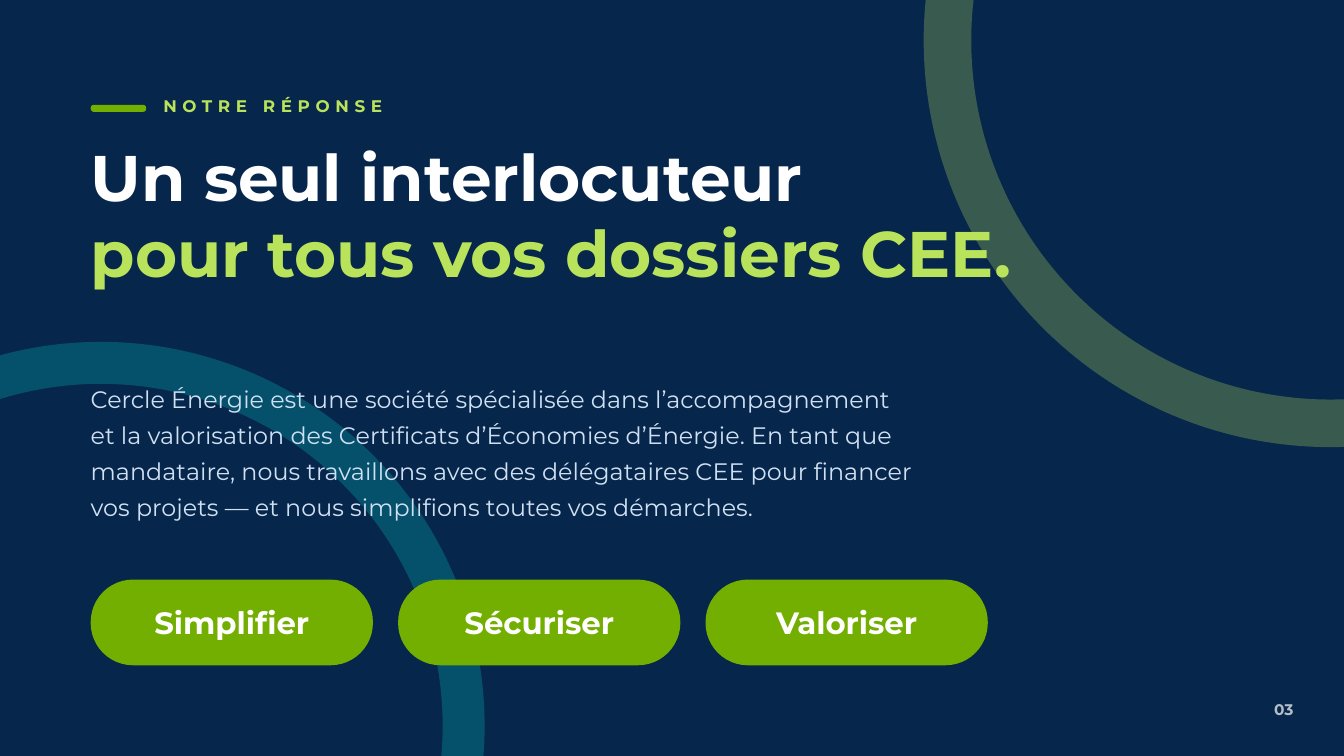
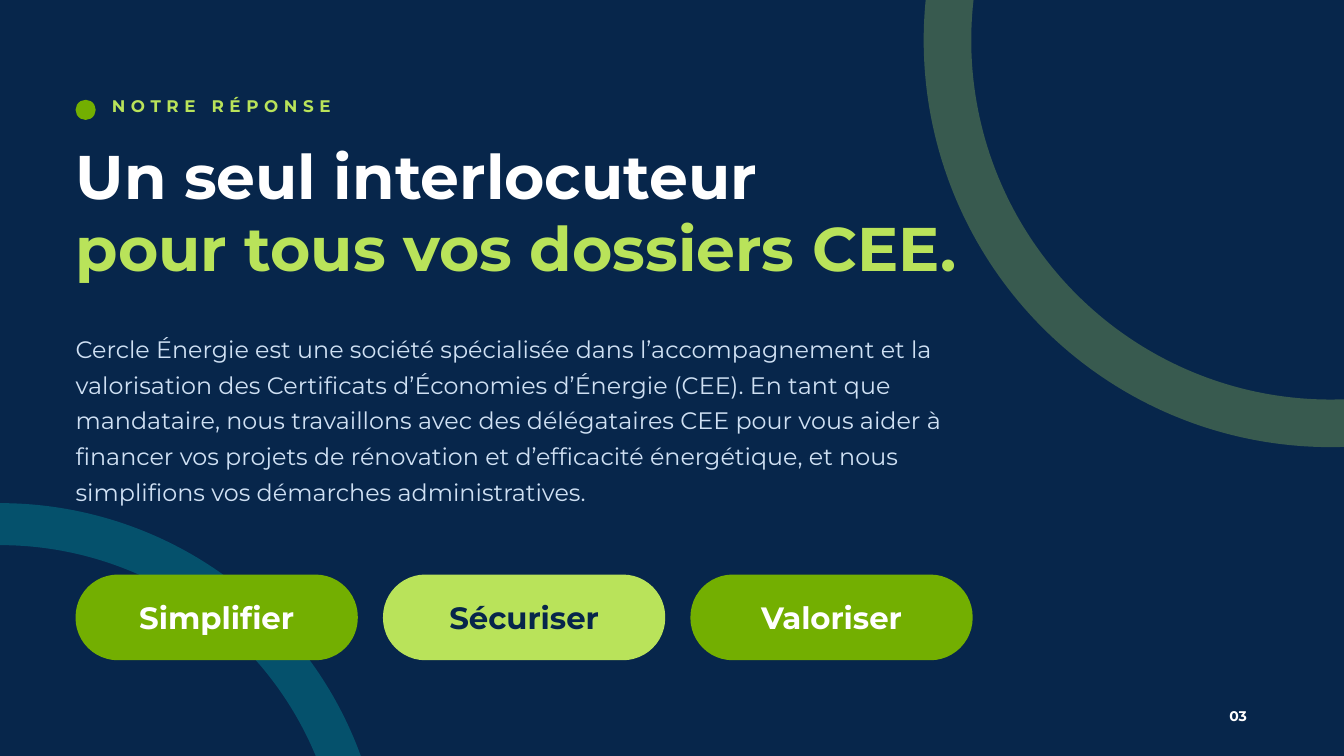
Before and after one commit to Albatros1300/11studio.fr, a slide deck: slide 3 of clients/cercle-energie/plaquette/Cercle-Energie-Plaquette.pptx. Drawn at 1344x756 pixels with LibreOffice and Linux fonts; fonts in the diff are those of the drawing. Boxes give left, top, right and bottom in pixels: in the first picture for what was removed or moved away, otherwise in the second. Text is boxed around its words. In the diff, an @@ line names an element or a change of style, - is before the commit and + after.

```diff
--- a/clients/cercle-energie/plaquette/Cercle-Energie-Plaquette.pptx
+++ b/clients/cercle-energie/plaquette/Cercle-Energie-Plaquette.pptx
@@ ellipse: place and size @@
-ellipse at [91,105,146,112]
+ellipse at [76,100,96,120]
@@ ellipse at [76,100,96,120]: rounded rectangle to ellipse @@
@@ text "NOTRE RÉPONSE": place and size @@
-text "NOTRE RÉPONSE" at [163,97,382,112]
+text "NOTRE RÉPONSE" at [112,97,331,112]
@@ text "Un seul interlocuteur": place and size @@
-text "Un seul interlocuteur" at [91,150,1011,291]
+text "Un seul interlocuteur" at [76,150,957,283]
@@ text "Un seul interlocuteur" at [76,150,957,283]: size 46 to 44 pt @@
@@ text at [76,337,941,506]: text changed @@
-Cercle Énergie est une société spécialisée dans l’accompagnement et la valorisation des Certificats d’Économies d’Énergie. En tant que mandataire, nous travaillons avec des délégataires CEE pour financer vos projets — et nous simplifions toutes vos démarches.
+Cercle Énergie est une société spécialisée dans l’accompagnement et la valorisation des Certificats d’Économies d’Énergie (CEE). En tant que mandataire, nous travaillons avec des délégataires CEE pour vous aider à financer vos projets de rénovation et d’efficacité énergétique, et nous simplifions vos démarches administratives.
@@ ellipse: place and size @@
-ellipse at [0,363,464,756]
+ellipse at [0,524,363,756]
@@ 3 texts, 3 rounded rectangles: place and size @@
-3 texts, 3 rounded rectangles at [91,580,988,665]
+3 texts, 3 rounded rectangles at [76,575,973,660]
@@ text "Sécuriser" at [449,605,599,630]: text colour #FFFFFF to #07264B @@
@@ rounded rectangle at [383,575,665,660]: fill #73AF01 to #B9E35A @@
@@ text "03": place and size @@
-text "03" at [1274,704,1293,715]
+text "03" at [1229,711,1247,721]
@@ text "03" at [1229,711,1247,721]: size 11 to 10 pt, text colour #FFFFFF at 70% opacity to #FFFFFF; alignment right to centre; vertical alignment top to middle @@
@@ rounded rectangle added at [1208,701,1268,731], fill #07264B @@
```
Also in this commit, not shown: 11 other slides changed, 9 slides added, 43 other files.
